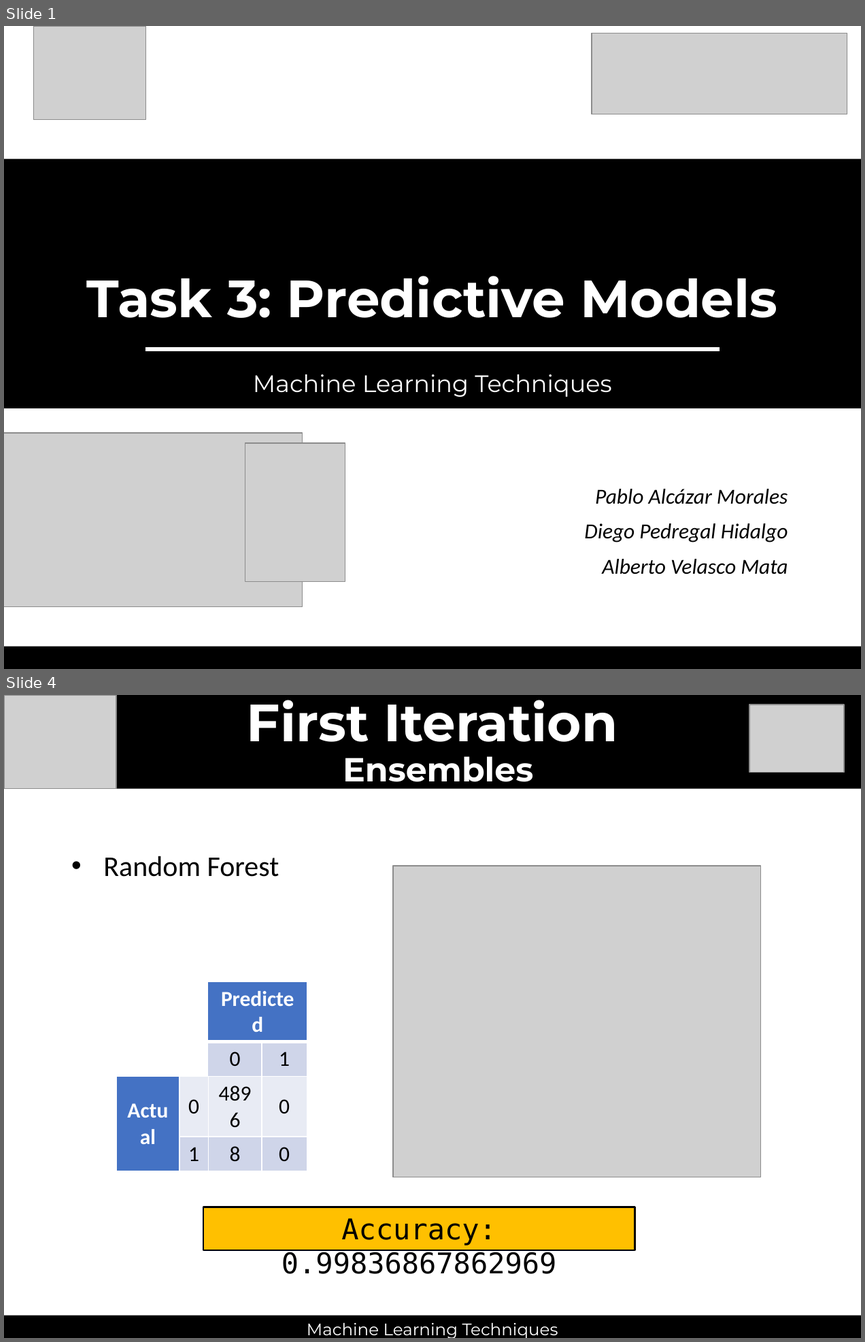
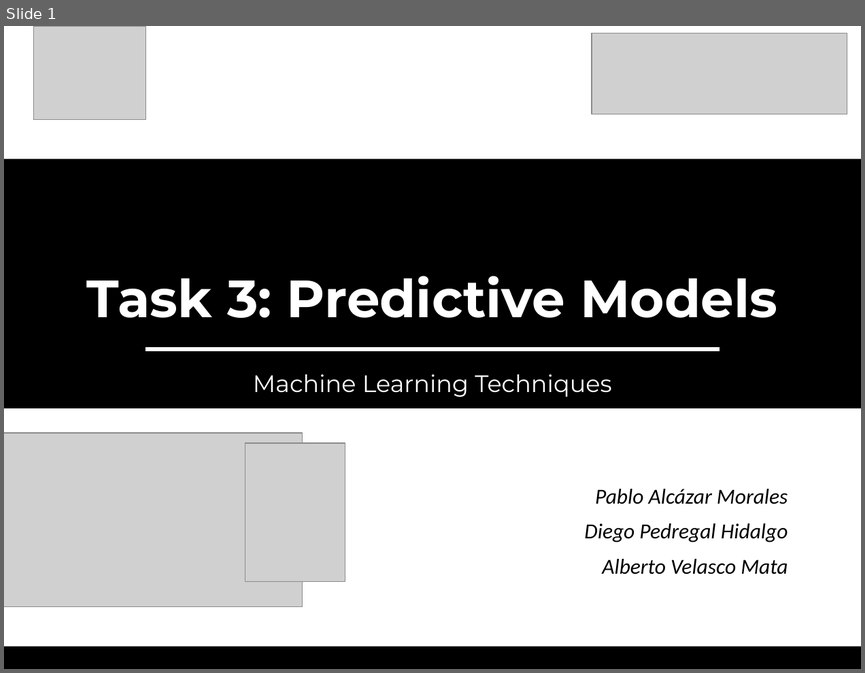
Before and after one commit to thmasker/ML_lab, a slide deck: Task3/doc/Task3.pptx. Shown one above the other, each under a label of ours: slides 1 and 4 before the commit, slide 1 after it; the slides between them are not shown. The pictures are 865x1342 and 865x673 pixels, drawn with LibreOffice and Linux fonts; fonts in the diff are those of the drawing; grey boxes stand for pictures. Boxes give left, top, right and bottom in pixels: in the first picture for what was removed or moved away, otherwise in the second. Text is boxed around its words. In the diff, an @@ line names an element or a change of style, - is before the commit and + after.

```diff
--- a/Task3/doc/Task3.pptx
+++ b/Task3/doc/Task3.pptx
@@ slide 4 removed at bbox=[4, 695, 861, 1338], background #FFFFFF @@
@@ rectangle removed at bbox=[4, 695, 861, 788] @@
@@ picture removed at bbox=[4, 695, 116, 788] @@
@@ text removed at bbox=[247, 700, 618, 742] @@
-First Iteration
@@ picture removed at bbox=[749, 705, 844, 772] @@
@@ text removed at bbox=[343, 756, 533, 790] @@
-Ensembles
@@ text removed at bbox=[103, 855, 279, 877] @@
-• Random Forest
@@ picture removed at bbox=[393, 866, 761, 1176] @@
@@ table removed at bbox=[116, 981, 307, 1164], 4 rows, 4 columns @@
- |  | Predicted | 
- |  | 0 | 1
-Actual | 0 | 4896 | 0
- | 1 | 8 | 0
@@ line removed from (145, 1018) to (719, 1018) @@
@@ rectangle removed at bbox=[204, 1206, 634, 1249] @@
-Accuracy: 0.99836867862969
@@ rectangle removed at bbox=[4, 1315, 861, 1338] @@
@@ text removed at bbox=[307, 1322, 558, 1338] @@
-Machine Learning Techniques
```
Also in this commit, not shown: 3 slides changed, 6 slides added, 4 other slides removed.
